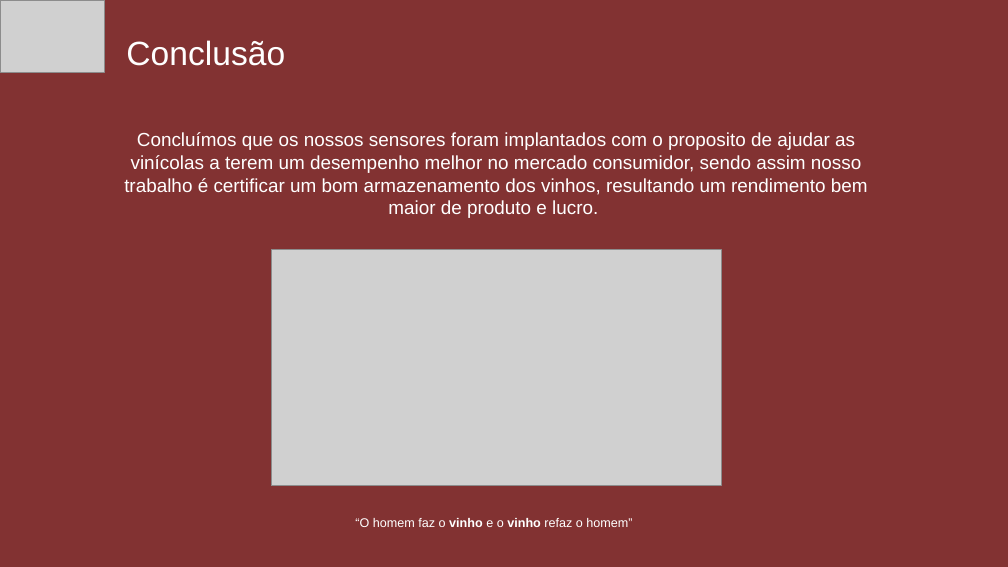
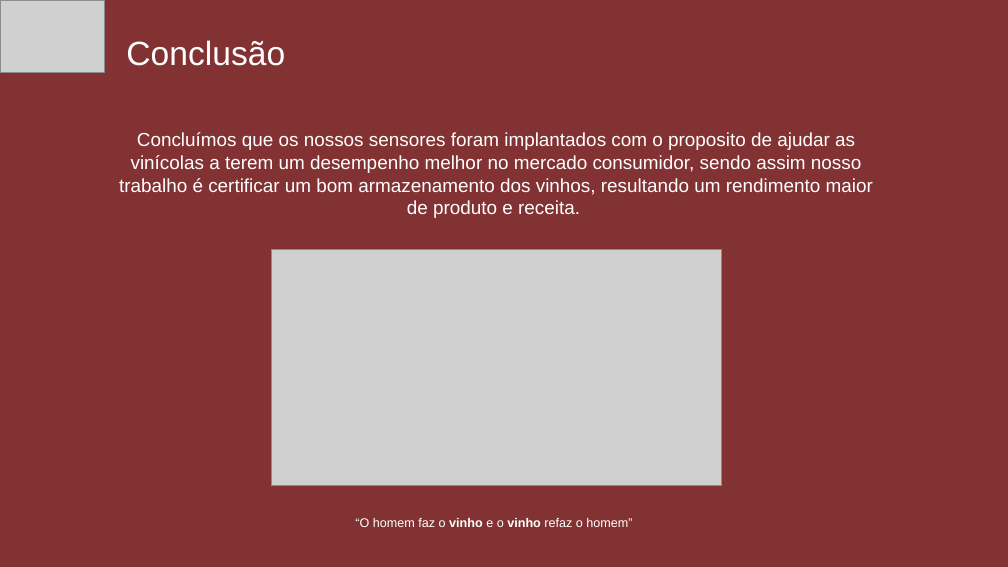
Before and after one commit to joao25082001/sprint_1_faculdade, a slide deck: slide 11 of Slide-Apresentação/apresentação.pptx. Drawn at 1008x567 pixels with LibreOffice and Linux fonts; fonts in the diff are those of the drawing; grey boxes stand for pictures. Boxes give left, top, right and bottom in pixels: in the first picture for what was removed or moved away, otherwise in the second. Text is boxed around its words. In the diff, an @@ line names an element or a change of style, - is before the commit and + after.

```diff
--- a/Slide-Apresentação/apresentação.pptx
+++ b/Slide-Apresentação/apresentação.pptx
@@ text at (119, 132, 873, 218): text changed @@
-Concluímos que os nossos sensores foram implantados com o proposito de ajudar as vinícolas a terem um desempenho melhor no mercado consumidor, sendo assim nosso trabalho é certificar um bom armazenamento dos vinhos, resultando um rendimento bem maior de produto e lucro.
+Concluímos que os nossos sensores foram implantados com o proposito de ajudar as vinícolas a terem um desempenho melhor no mercado consumidor, sendo assim nosso trabalho é certificar um bom armazenamento dos vinhos, resultando um rendimento maior de produto e receita.
```
Also in this commit, not shown: 2 other slides changed, 3 other files.
